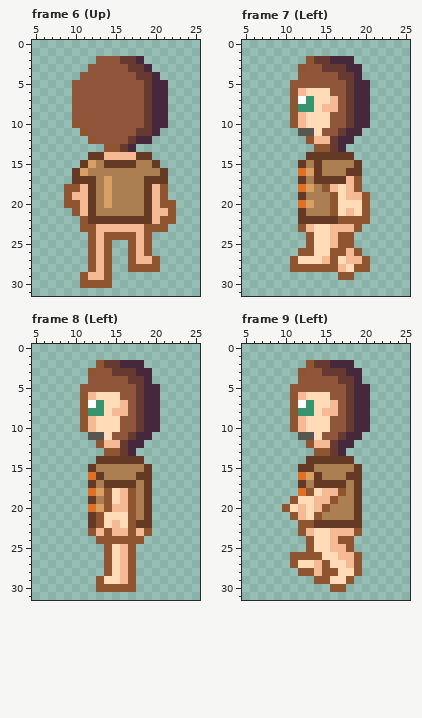
Two versions of one pixel-art file, external/Human.ase. Above is the file before it was changed.
32x32 pixels, 12 frames. Shown: frame 6 (Up): x 5..25, y 0..31; frame 7 (Left): x 5..25, y 0..31; frame 8 (Left): x 5..25, y 0..31; frame 9 (Left): x 5..25, y 0..31. The commit also changed other frames, which this record leaves out.
After the commit:
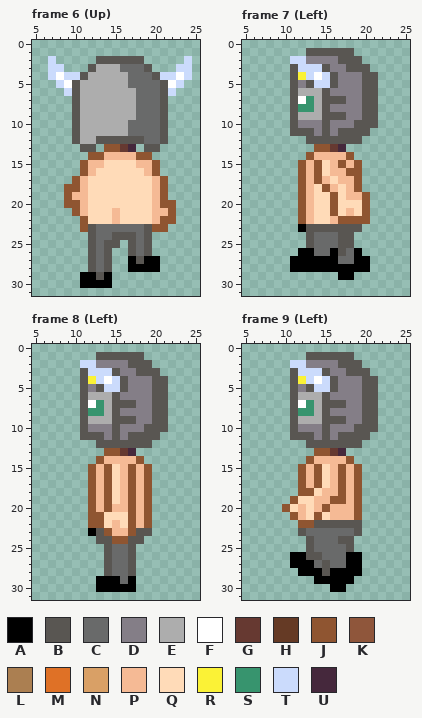
Palette (. is transparent): A #000000  B #595652  C #696a6a  D #847e87  E #adadad  F #ffffff  G #663931  H #653a25  J #8f5531  K #8f563b  L #ab7f51  M #df7126  N #d9a066  P #f5ba95  Q #ffdbb8  R #fbf236  S #37946e  T #cbdbfc  U #45283c
What changed:
layer "ClothTopA" now hidden
layer "ClothBottomB" now shown
layer "HelmetA" now shown
Changed rows in their new state; - is an unchanged pixel.
Frame 6 (Up):
first column x 7:
 2 T-----BBBBBB-----T
 3 TT---BEEECCCB---TT
 4 TFTTBEEEEECCCBTTFT
 5 -TFBEEEEEECCCCBFT-
 6 --TBEEEEEEECCCBT--
 7 ---BEEEEEEECCCB---
 8 ---BEEEEEEECCCB---
 9 ---BEEEEEEECCCB---
10 ---BEEEEEECCCCB---
11 ---BEEEEEECCCCB---
12 ---BEEBBBBBBCCB---
13 ----BB------BB----
14 -----JJ----JJ-----
15 ----JPPQQQQPPJ----
16 ---.JPQQQQQQPJ.---
17 ---JPQQQQQQQQPJ---
18 -----QQQQQQQQ-----
19 -----QQQQQQQQ-----
20 -----QQQQQQQQ-----
21 -----QQQPQQQQ-----
22 -----QQQPQQQQ-----
23 -----BCCCCCCB-----
24 -----BCCBBBCB-----
25 -----BCBB-BCB-----
26 -----BCB--BCB-----
27 -----BCB--ABAA----
28 -----BCB--AAAA----
29 ----AABA----------
30 ----AAAA----------
Frame 7 (Left):
first column x 11:
 1 --BBBBBB---
 2 TTDDDDBBB--
 3 BTTTBDDBBB-
 4 BRTFTBDDDBB
 5 BDBTTBDDDBB
 6 BEEEBDDDDBB
 7 B--EBBBDDBB
 8 B--EBDDDDBB
 9 BEEEBBBDDBB
10 BDDDBDDDBBB
11 B--DBDBBBB-
12 --BBBBBBB--
14 --JPPPPJ---
15 -JPJQPJPJ--
16 -JPJQPPJJ--
17 -JPJPQP----
18 -JPQ-------
19 -JPQQ------
20 -JPQQ------
21 -JPQQ------
22 -JPQQP-----
23 -ABBBBBBB--
24 --BCCCBB---
25 --BCCCBB---
26 -AACCABCA--
27 AAAAAACCAA-
28 AAAAAAAAAA-
29 ------AA---
Frame 8 (Left):
first column x 11:
 1 --BBBBBB---
 2 TTDDDDBBB--
 3 BTTTBDDBBB-
 4 BRTFTBDDDBB
 5 BDBTTBDDDBB
 6 BEEEBDDDDBB
 7 B--EBBBDDBB
 8 B--EBDDDDBB
 9 BEEEBBBDDBB
10 BDDDBDDDBBB
11 B--DBDBBBB-
12 --BBBBBBB--
14 --JPPPPJ---
15 -JPJQPJPJ--
16 -JPJQPJPJ--
17 -JPJQPJPJ--
18 -JP----PJ--
19 -JP----PJ--
20 -JP----PJ--
21 -J-----PJ--
22 -J-----PJ--
23 -AB----BB--
24 --BB--BB---
25 ---BCCB----
26 ---BCCB----
27 ---BCCB----
28 ---BCCB----
29 --AAACA----
30 --AAAAA----
Frame 9 (Left):
first column x 11:
 1 --BBBBBB---
 2 TTDDDDBBB--
 3 BTTTBDDBBB-
 4 BRTFTBDDDBB
 5 BDBTTBDDDBB
 6 BEEEBDDDDBB
 7 B--EBBBDDBB
 8 B--EBDDDDBB
 9 BEEEBBBDDBB
10 BDDDBDDDBBB
11 B--DBDBBBB-
12 --BBBBBBB--
14 --JPPPPJ---
15 -JPJQPJPJ--
16 -JPJQPJPJ--
17 -JPJQPJPJ--
18 -J-----PJ--
19 ------JPJ--
20 -----PPPJ--
21 ----QPPPJ--
22 ---BBBBBB--
23 -BCCCCCCB--
24 --BCCCBB---
25 --BCCCCB---
26 AABBCCCAA--
27 AAACBCCAA--
28 -AAABAAAA--
29 ---AAAAA---
30 -----AA----
Changed places in both pictures, as pixel boxes (x1, y1, x2, y2):
changed: (48, 56, 192, 288)
changed: (290, 48, 378, 280)
changed: (80, 352, 168, 592)
changed: (290, 352, 378, 592)
